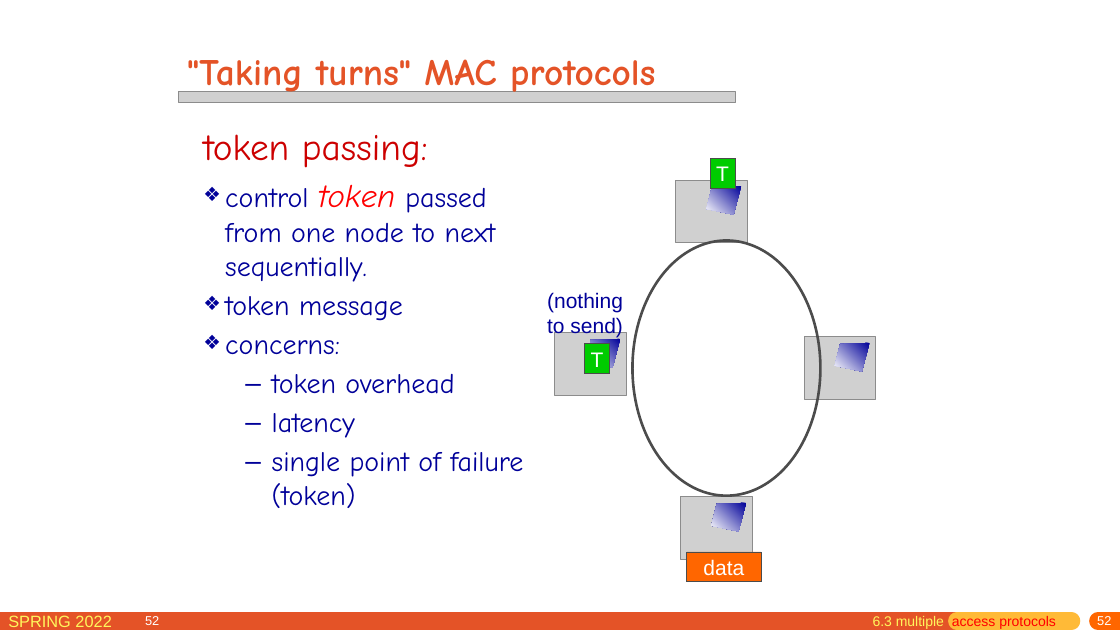
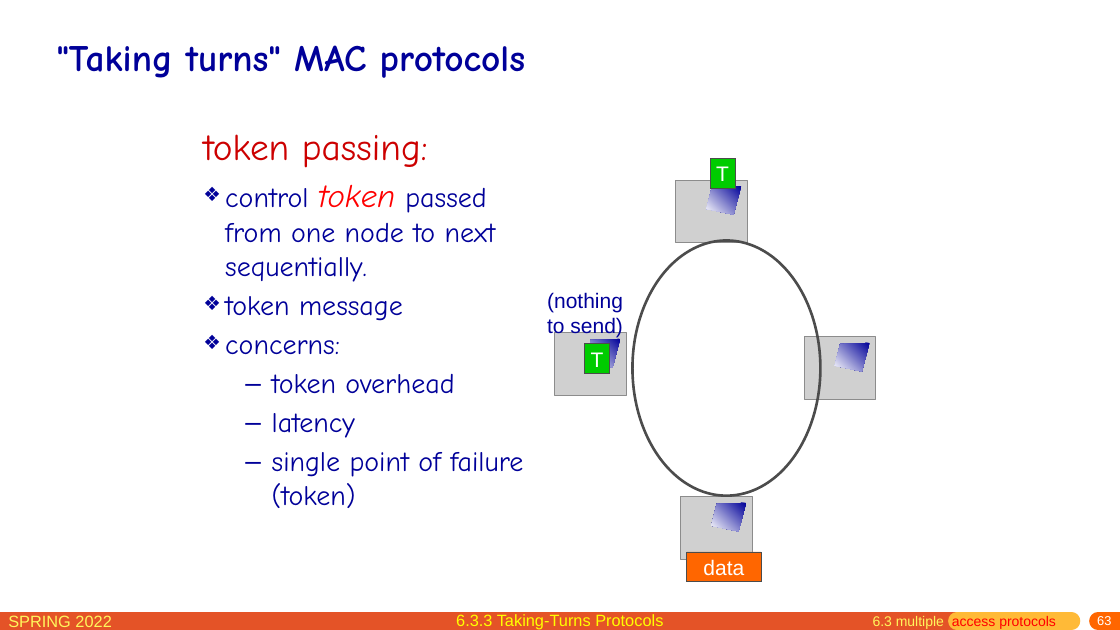
Before and after one commit to network-whu/slides, a slide deck: slide 63 of pptx/chapter6.pptx (slide 52 before the commit). Drawn at 1120x630 pixels with LibreOffice and Linux fonts; fonts in the diff are those of the drawing; grey boxes stand for pictures. Boxes give left, top, right and bottom in pixels: in the first picture for what was removed or moved away, otherwise in the second. Text is boxed around its words. In the diff, an @@ line names an element or a change of style, - is before the commit and + after.

```diff
--- a/pptx/chapter6.pptx
+++ b/pptx/chapter6.pptx
@@ title ""Taking turns" MAC protocols": place and size @@
-title ""Taking turns" MAC protocols" at bbox=[187, 59, 655, 97]
+title ""Taking turns" MAC protocols" at bbox=[57, 45, 525, 78]
@@ title ""Taking turns" MAC protocols" at bbox=[57, 45, 525, 78]: text colour #E45327 to #000099 @@
@@ picture removed at bbox=[179, 92, 736, 103] @@
@@ page number removed at bbox=[145, 616, 159, 625] @@
-52
@@ text added at bbox=[456, 614, 663, 630], 14 pt, text #FFFF00 @@
+6.3.3 Taking-Turns Protocols
@@ page number at bbox=[1097, 616, 1111, 625]: text changed @@
-52
+63
```
Also in this commit, not shown: 116 other slides changed, 28 slides added, 1 other file.
